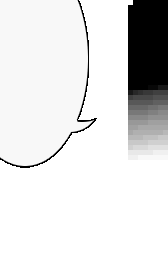
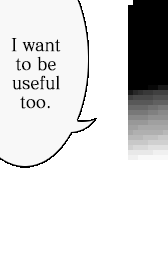
Revision of a layered 168×256 image; what changed, layer by layer:
added layer "I want to be useful too." above "Layer 1" over [11,38,61,109]
